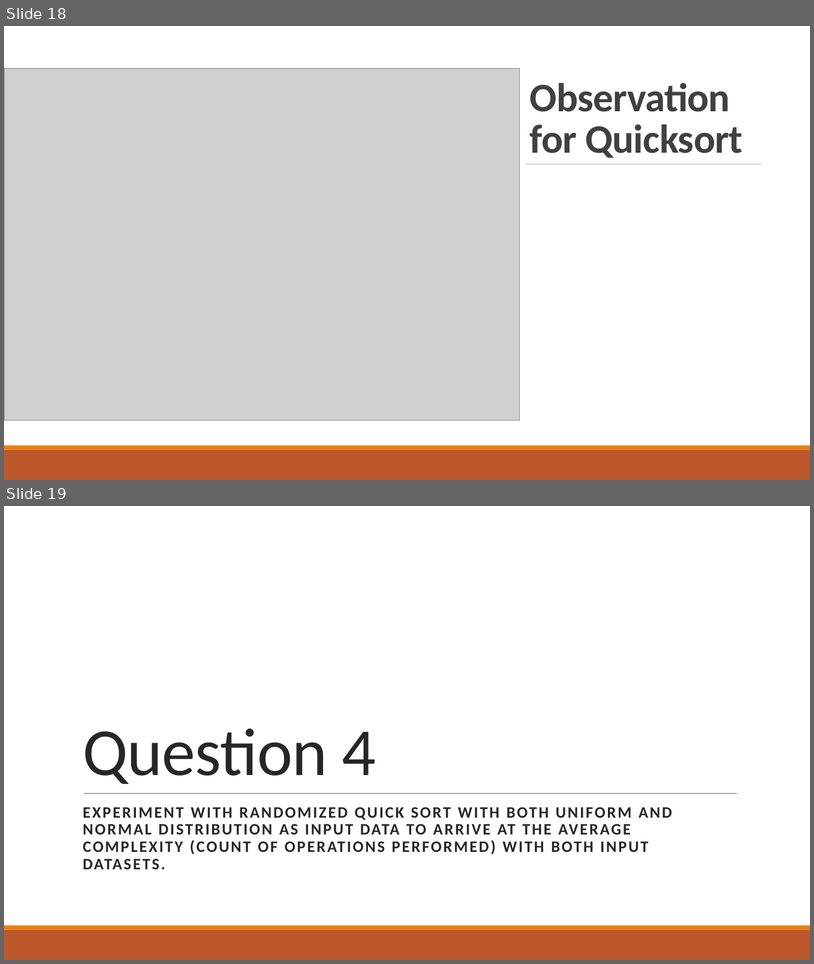
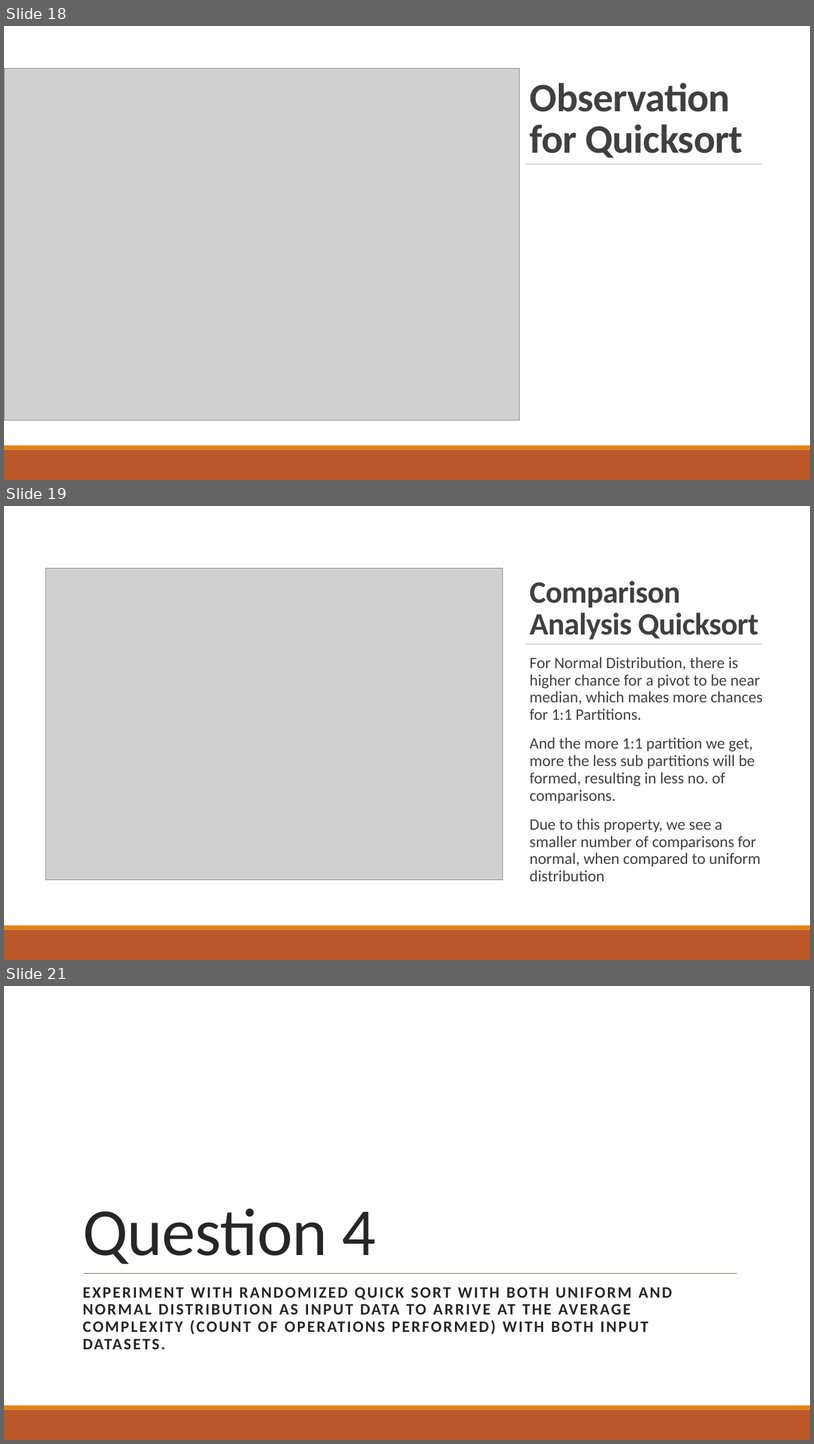
Before and after one commit to ayndp657/ALGORITHMLAB, a slide deck: Assignment 1/Assignment Presentation.pptx. Shown one above the other, each under a label of ours: slides 18 and 19 before the commit, slides 18, 19 and 21 after it; the slides between them are not shown. The pictures are 814x964 and 814x1444 pixels, drawn with LibreOffice and Linux fonts; fonts in the diff are those of the drawing; grey boxes stand for pictures; background and template pictures are left out. Boxes give left, top, right and bottom in pixels: in the first picture for what was removed or moved away, otherwise in the second. Text is boxed around its words. In the diff, an @@ line names an element or a change of style, - is before the commit and + after.

```diff
--- a/Assignment 1/Assignment Presentation.pptx
+++ b/Assignment 1/Assignment Presentation.pptx
@@ slide 19 added at bbox=[4, 506, 810, 960], background #FFFFFF @@
@@ rectangle added at bbox=[4, 506, 810, 925], fill #FFFFFF @@
@@ picture added at bbox=[46, 568, 503, 880] @@
@@ title added at bbox=[530, 580, 759, 639], 37 pt, text #404040, bold @@
+Comparison Analysis Quicksort
@@ line added from (526, 644) to (762, 644), #808080 0.5 pt @@
@@ text added at bbox=[530, 657, 763, 881], 19 pt, text #404040 @@
+  For Normal Distribution, there is higher chance for a pivot to be near median, which makes more chances for 1:1 Partitions.
+  And the more 1:1 partition we get, more the less sub partitions will be formed, resulting in less no. of comparisons.
+  Due to this property, we see a smaller number of comparisons for normal, when compared to uniform distribution
@@ rectangle added at bbox=[4, 925, 810, 930], fill #E48312 @@
@@ rectangle added at bbox=[4, 930, 810, 960], fill #BD582C @@
@@ what was slide 19 is now slide 21 @@
```
Also in this commit, not shown: 1 other slide added.
